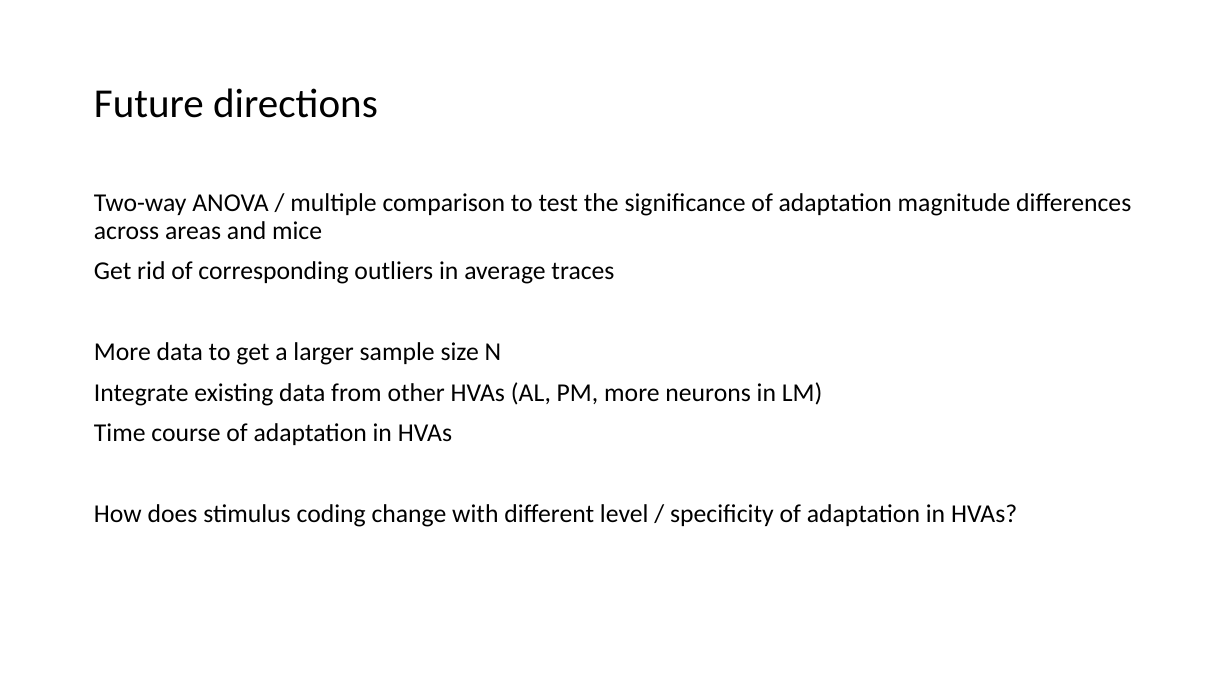
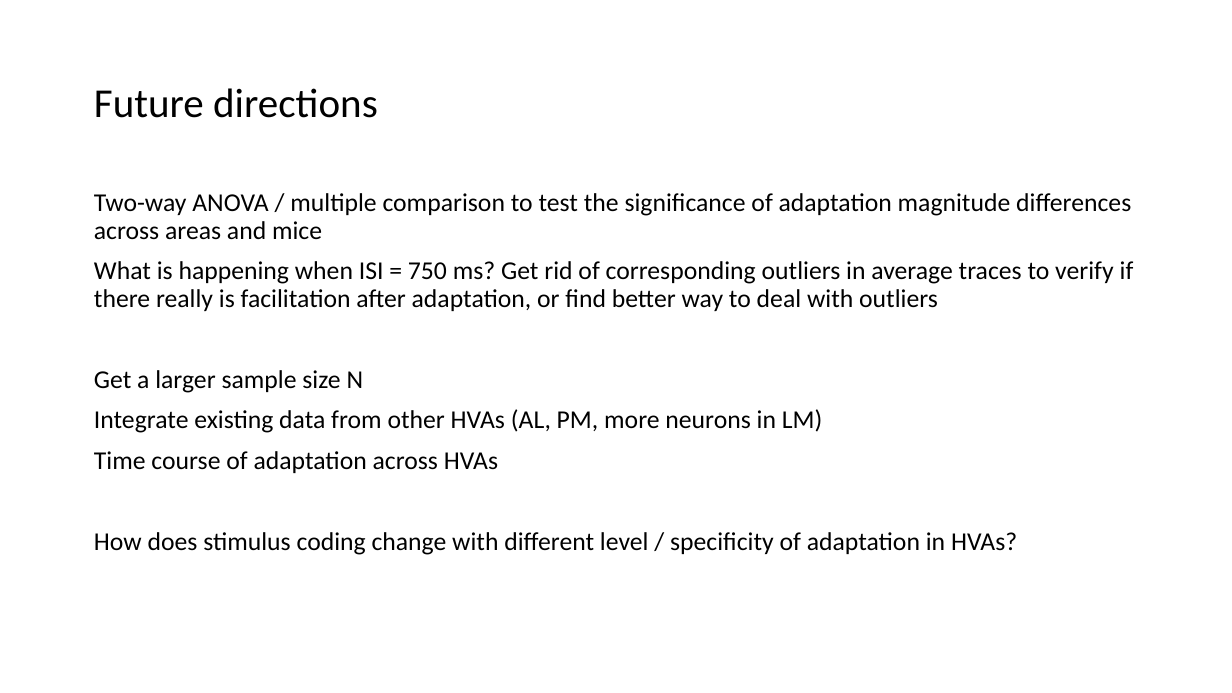
Before and after one commit to lanluo9/inter, a slide deck: slide 18 of code/Jin2020/200903_LL.pptx. Drawn at 1232x693 pixels with LibreOffice and Linux fonts; fonts in the diff are those of the drawing. Boxes give left, top, right and bottom in pixels: in the first picture for what was removed or moved away, otherwise in the second. Text is boxed around its words. In the diff, an @@ line names an element or a change of style, - is before the commit and + after.

Commit message:
jic

```diff
--- a/code/Jin2020/200903_LL.pptx
+++ b/code/Jin2020/200903_LL.pptx
@@ text at bbox=[94, 261, 1134, 393]: text changed @@
-Get rid of corresponding outliers in average traces
-More data to get a larger sample size N
+What is happening when ISI = 750 ms? Get rid of corresponding outliers in average traces to verify if there really is facilitation after adaptation, or find better way to deal with outliers
+Get a larger sample size N
@@ text at bbox=[94, 451, 498, 473]: text changed @@
-Time course of adaptation in HVAs
+Time course of adaptation across HVAs
```
Also in this commit, not shown: 5 other slides changed.
